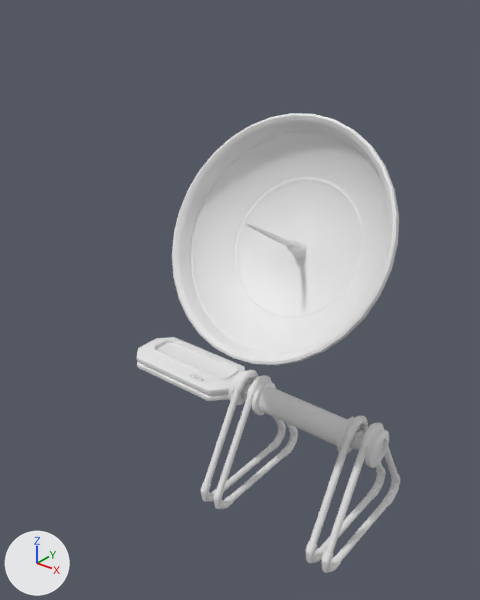
The Blender file Models/Vlad/radar.blend as it was, and as the next commit left it.
Both versions are drawn from a camera (50 mm lens) standing at (32.7, -34.3, 29.0) and looking at (5.7, -0.5, 8.1). Lighting does not change. The marker at lower left points along +X, +Y and +Z.
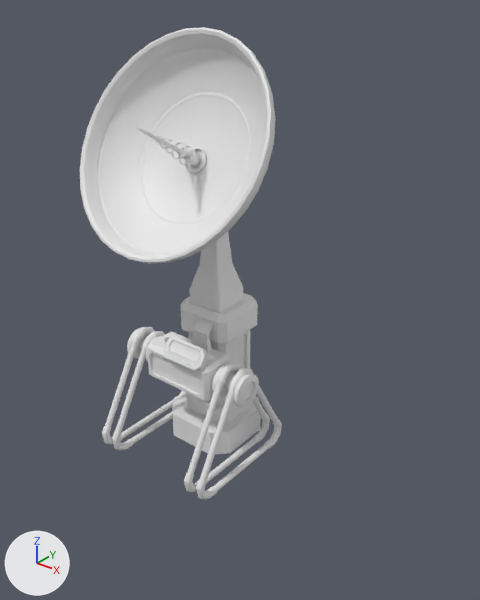
Where the newer file only moved an object's origin or applied its transform, the numbers keep the older frame.

What differs and where, as boxes (x1, y1, x2, y2) in the pictures (480 x 600 px):
'Sphere.002', mesh rescaled (14% narrower)
    before: (172, 113, 399, 365)
    after: (80, 27, 276, 264)
'Cube.001', added
    after: (172, 232, 261, 454)
'Cylinder.008', moved
    before: (228, 371, 389, 468)
    after: (127, 328, 259, 408)
'tablo', moved, turned, rescaled
    before: (136, 337, 245, 401)
    after: (164, 336, 207, 371)
'Cylinder.001', moved
    before: (325, 445, 398, 561)
    after: (199, 386, 279, 491)
'Cube', added
    after: (147, 319, 230, 402)
'Cylinder', moved
    before: (309, 426, 384, 550)
    after: (187, 381, 267, 483)
'Cylinder.006', moved
    before: (216, 395, 296, 502)
    after: (115, 347, 173, 444)
'Cylinder.003', moved
    before: (204, 381, 283, 491)
    after: (105, 343, 177, 438)
'Cylinder.004', moved
    before: (306, 416, 386, 563)
    after: (184, 363, 270, 492)
'Cylinder.002', moved
    before: (321, 422, 400, 573)
    after: (196, 368, 282, 499)
'Cylinder.007', moved
    before: (213, 375, 298, 509)
    after: (112, 331, 165, 450)
'Cylinder.005', moved
    before: (200, 370, 286, 502)
    after: (102, 327, 187, 444)

Edits to the bpy script that builds the scene:
```text
Change me_sphere_002:
    where me_sphere_002.from_pydata(...)  # 3362 vertices, 3360 faces; spans x -1.01..1.01, y -1.01..1.01, z -1.02..0.75
    used by ob_sphere_002; location = (10.66, -3.59, 15.0); rotation_euler = (1.047, 0.0, 0.0), in degrees (60, 0, 0); scale = (7.64, 7.64, 3.9)
    me_sphere_002 part 1: the whole mesh is scaled about its middle by (1.08, 1.08, 1.03), then moved by (-1.4, 0.55, 0.02)
Add me_cube_003:
    me_cube_003.from_pydata(...)  # 405 vertices, 397 faces; spans x -3.4..3.4, y -3.4..3.4, z -1.2..21.9
    me_cube_003.polygons.foreach_set('use_smooth', [True] * 397)
Add me_cube:
    me_cube.from_pydata(...)  # 258 vertices, 232 faces; spans x -2.08..2.08, y -1.1..0.92, z -1.54..1.85
Change ob_tablo:
    ob_tablo.location: (0.0, 0.0, 0.0) -> (0.97, -1.52, 2.35)
    ob_tablo.rotation_euler: (0.0, 0.0, 0.0) -> (0.967, 0.0, 0.0)  # degrees (0, 0, 0) -> degrees (55, 0, 0)
    ob_tablo.scale: (1.0, 1.13, 1.0) -> (0.398, 0.448, 0.398)
Change ob_cylinder_008:
    ob_cylinder_008.location: (11.34, 0.0, 0.16) -> (0.0, 0.0, 0.16)
Change ob_cylinder:
    ob_cylinder.location: (15.51, 0.03, -4.23) -> (4.17, 0.03, -4.23)
Change ob_cylinder_001:
    ob_cylinder_001.location: (16.8, 0.03, -4.23) -> (5.45, 0.03, -4.23)
Change ob_cylinder_002:
    ob_cylinder_002.location: (16.8, 0.08, -4.17) -> (5.45, 0.08, -4.17)
Change ob_cylinder_003:
    ob_cylinder_003.location: (5.89, 0.03, -4.23) -> (-5.45, 0.03, -4.23)
Change ob_cylinder_004:
    ob_cylinder_004.location: (15.51, 0.08, -4.17) -> (4.17, 0.08, -4.17)
Change ob_cylinder_005:
    ob_cylinder_005.location: (5.89, 0.08, -4.17) -> (-5.45, 0.08, -4.17)
Change ob_cylinder_006:
    ob_cylinder_006.location: (7.17, 0.03, -4.23) -> (-4.17, 0.03, -4.23)
Change ob_cylinder_007:
    ob_cylinder_007.location: (7.18, 0.08, -4.17) -> (-4.17, 0.08, -4.17)
Add ob_cube_001:
    ob_cube_001 = bpy.data.objects.new('Cube.001', me_cube_003)
    ob_cube_001.location = (0.0, 3.18, -6.71)
Add ob_cube:
    ob_cube = bpy.data.objects.new('Cube', me_cube)
    ob_cube.location = (0.0, 0.0, 1.09)
    ob_cube.scale = (1.62, 1.62, 1.62)
```
